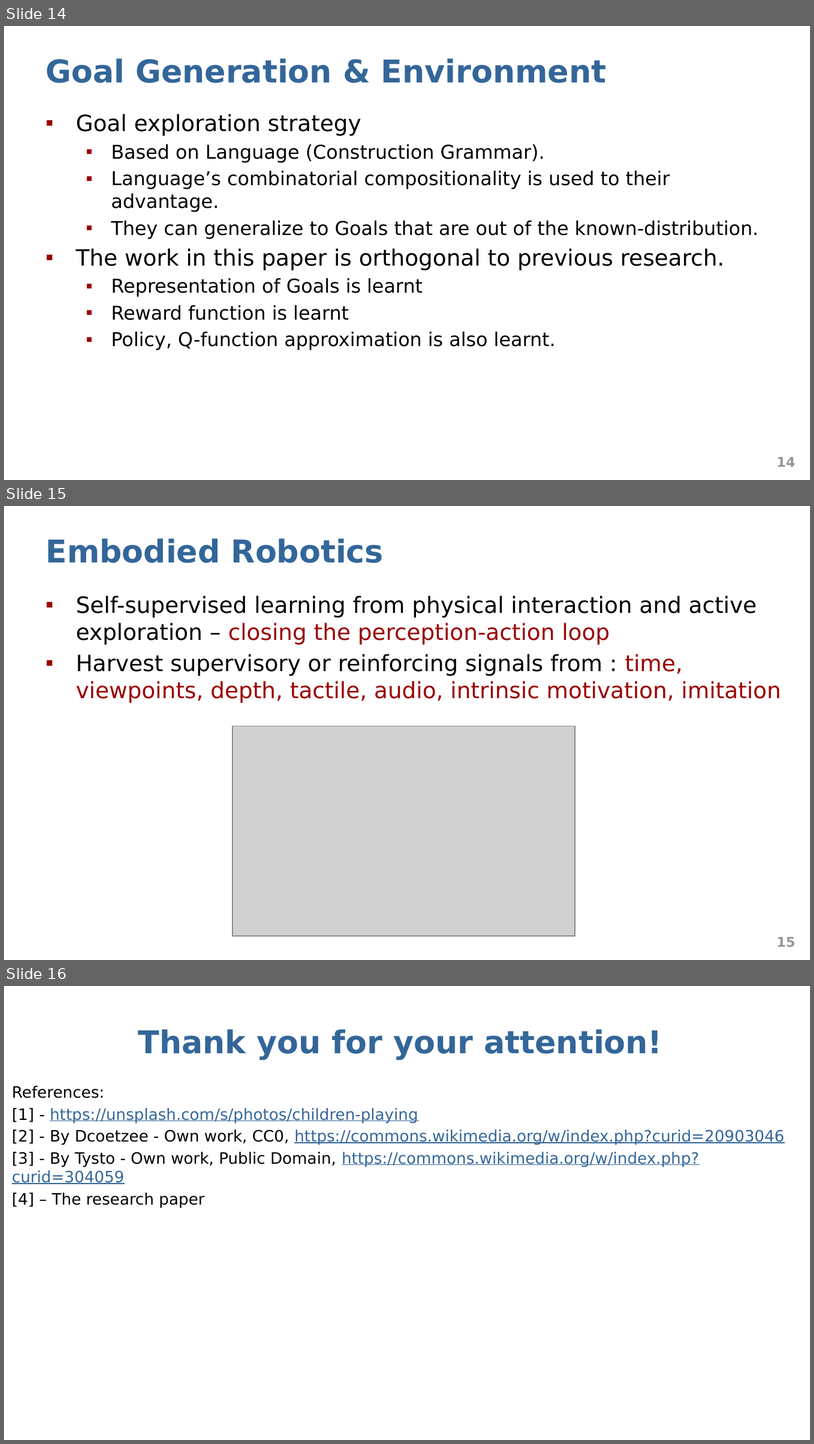
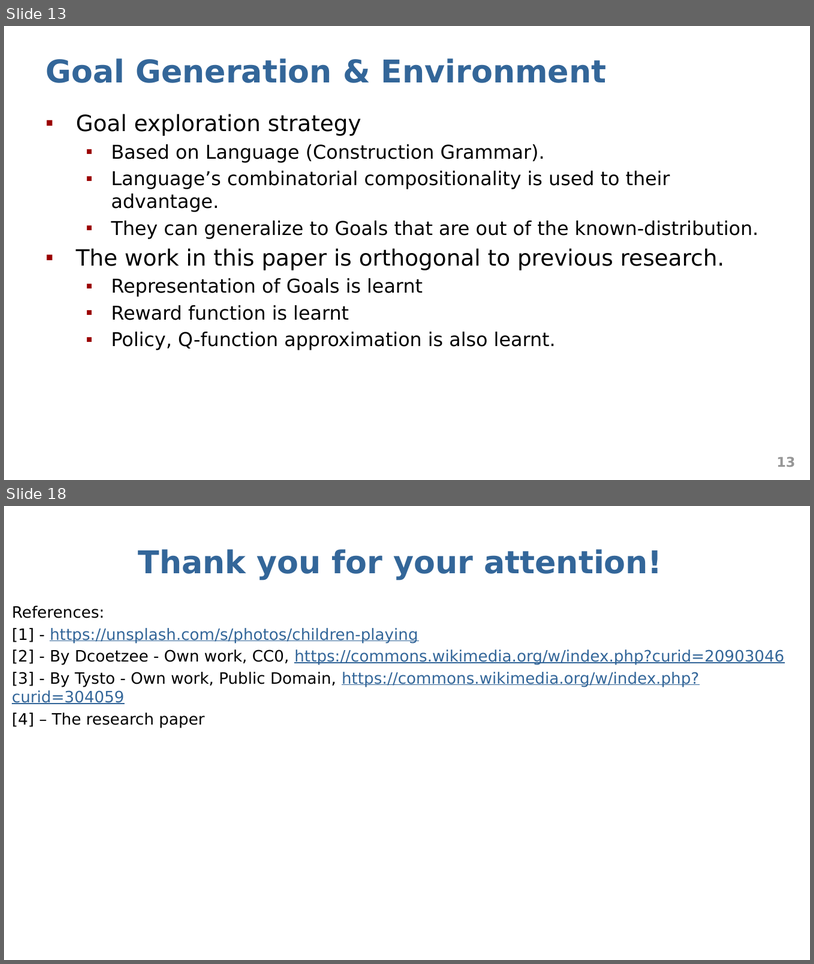
Before and after one commit to abduskhazi/deep-reinforcement-learning-seminar, a slide deck: presentation.pptx. Shown one above the other, each under a label of ours: slides 14, 15 and 16 before the commit, slides 13 and 18 after it; the slides between them are not shown. The pictures are 814x1444 and 814x964 pixels, drawn with LibreOffice and Linux fonts; fonts in the diff are those of the drawing; grey boxes stand for pictures. Boxes give left, top, right and bottom in pixels: in the first picture for what was removed or moved away, otherwise in the second. Text is boxed around its words. In the diff, an @@ line names an element or a change of style, - is before the commit and + after.

```diff
--- a/presentation.pptx
+++ b/presentation.pptx
@@ slide 15 removed at (4,506,810,960), background #FFFFFF @@
@@ title removed at (45,538,384,563) @@
-Embodied Robotics
@@ text removed at (76,595,781,703) @@
-▪ Self-supervised learning from physical interaction and active exploration – closing the perception-action loop
-▪ Harvest supervisory or reinforcing signals from : time, viewpoints, depth, tactile, audio, intrinsic motivation, imitation
@@ picture removed at (232,726,575,936) @@
@@ page number removed at (777,937,795,946) @@
-15
@@ what was slide 14 is now slide 13 @@
@@ page number at (777,456,795,466): text changed @@
-14
+13
@@ what was slide 16 is now slide 18 @@
```
Also in this commit, not shown: 6 slides added.
